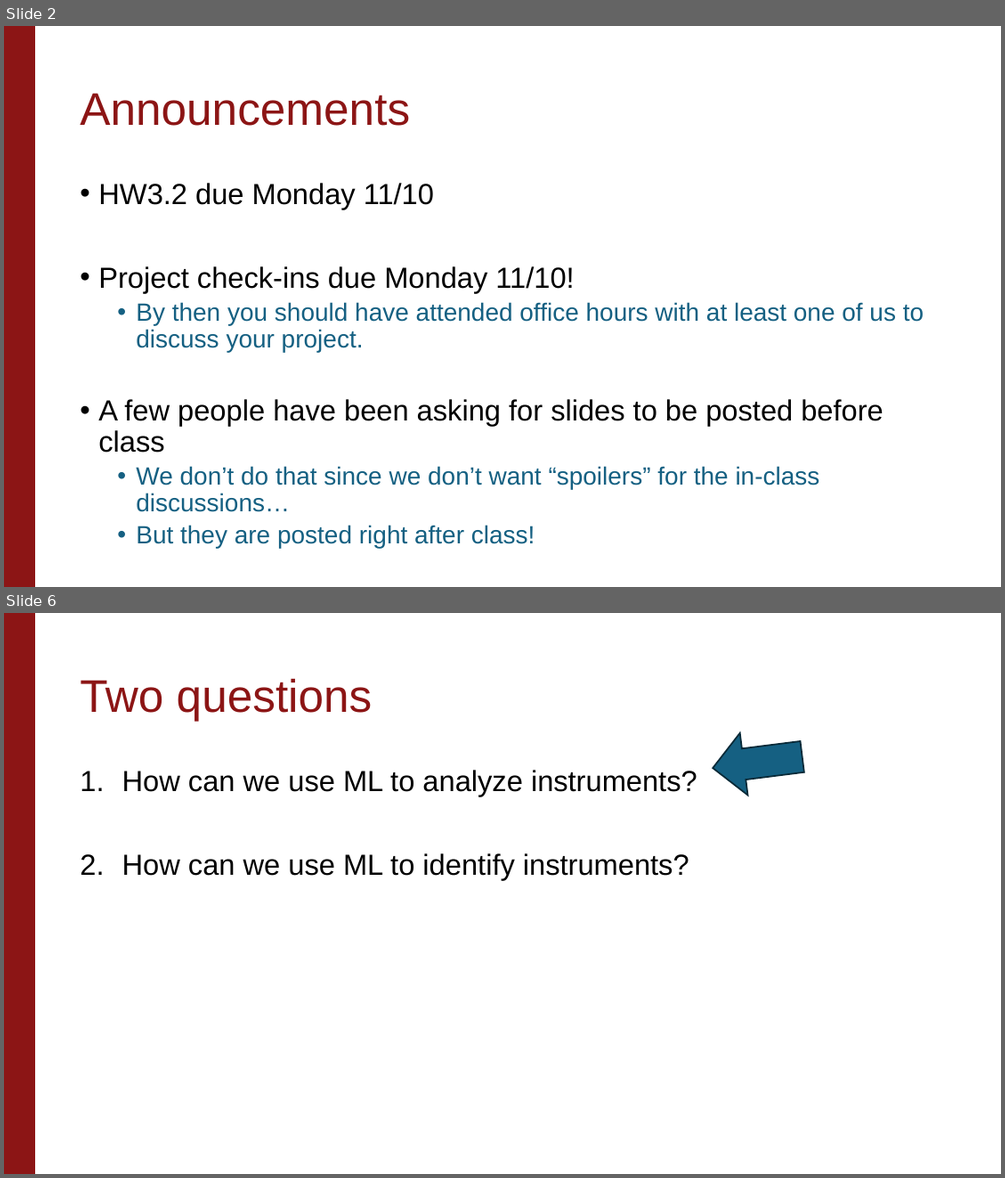
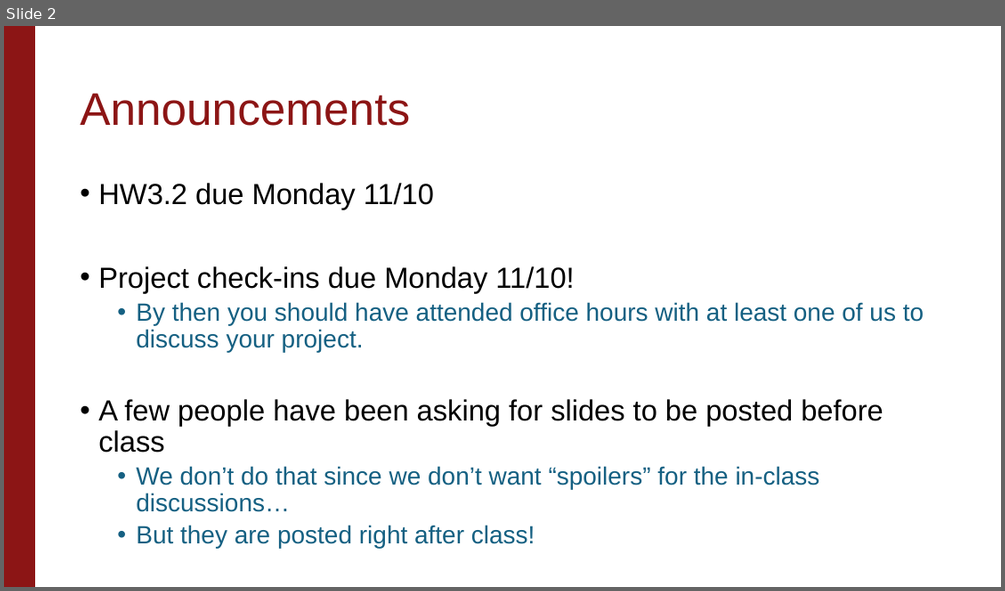
Before and after one commit to stanford-causal-inference-class/stanford-causal-inference-class.github.io, a slide deck: materials/lecture-slides/Unit3_Lecture4.pptx. Shown one above the other, each under a label of ours: slides 2 and 6 before the commit, slide 2 after it; the slides between them are not shown. The pictures are 1005x1178 and 1005x591 pixels, drawn with LibreOffice and Linux fonts; fonts in the diff are those of the drawing; background and template pictures are left out. Boxes give left, top, right and bottom in pixels: in the first picture for what was removed or moved away, otherwise in the second. Text is boxed around its words. In the diff, an @@ line names an element or a change of style, - is before the commit and + after.

```diff
--- a/materials/lecture-slides/Unit3_Lecture4.pptx
+++ b/materials/lecture-slides/Unit3_Lecture4.pptx
@@ slide 6 removed at box(4, 613, 1001, 1174), background #FFFFFF; not listed: 1 template element that a slide beside it also shows @@
@@ title removed at box(80, 678, 372, 721) @@
-Two questions
@@ right arrow removed at box(709, 726, 806, 799) @@
@@ text removed at box(122, 770, 697, 879) @@
-1. How can we use ML to analyze instruments?
-2. How can we use ML to identify instruments?
```
Also in this commit, not shown: 1 slide changed, 26 other slides removed, 1 other file.
